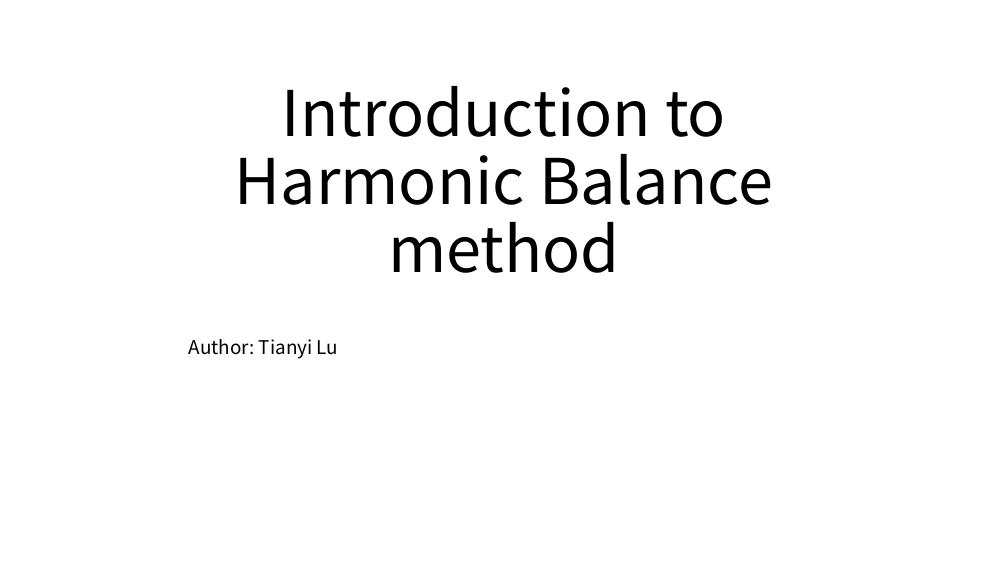
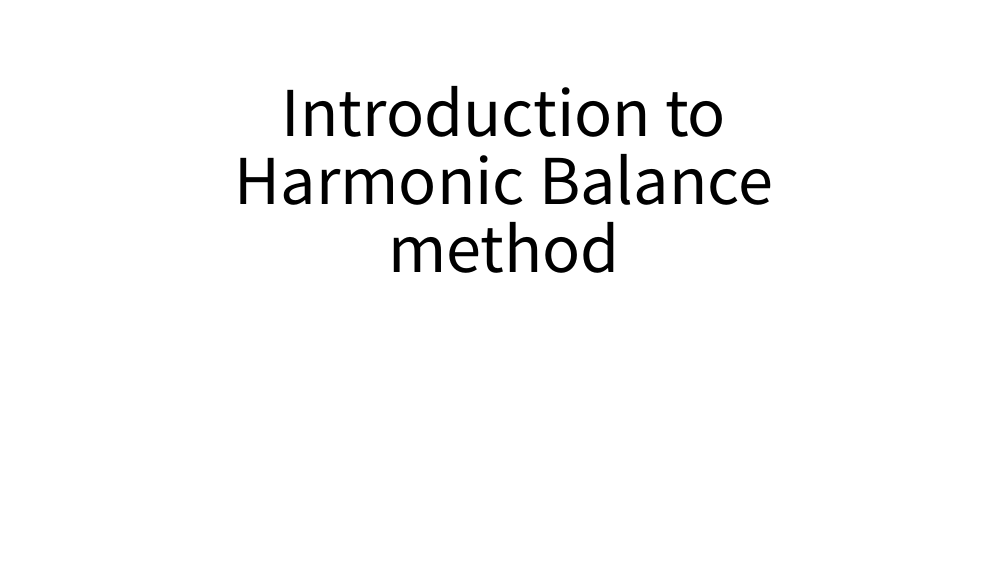
Before and after one commit to NjJu1/SpaceMaterial, a slide deck: slide 1 of Introduction to Harmonic Balance method.pptx. Drawn at 1008x567 pixels with LibreOffice and Linux fonts; fonts in the diff are those of the drawing. Boxes give left, top, right and bottom in pixels: in the first picture for what was removed or moved away, otherwise in the second. Text is boxed around its words. In the diff, an @@ line names an element or a change of style, - is before the commit and + after.

```diff
--- a/Introduction to Harmonic Balance method.pptx
+++ b/Introduction to Harmonic Balance method.pptx
@@ text removed at (x1=189, y1=339, x2=339, y2=359) @@
-Author: Tianyi Lu
```
Also in this commit, not shown: 1 other slide changed.
